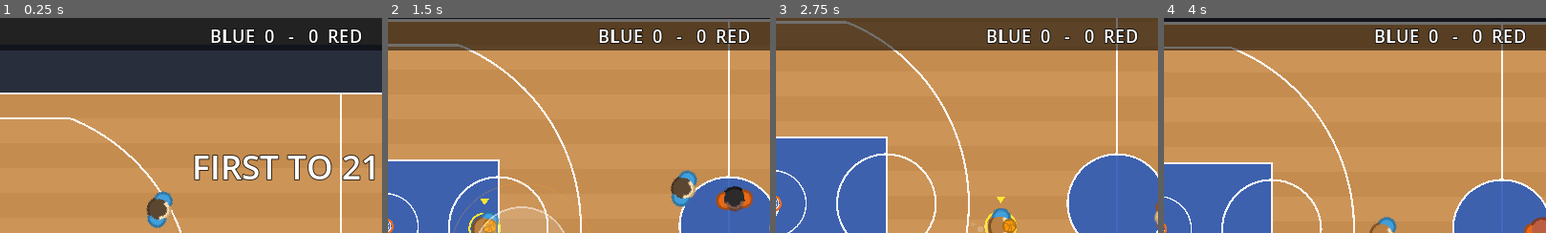
Above: before the commit, frames 1-4 (left to right).
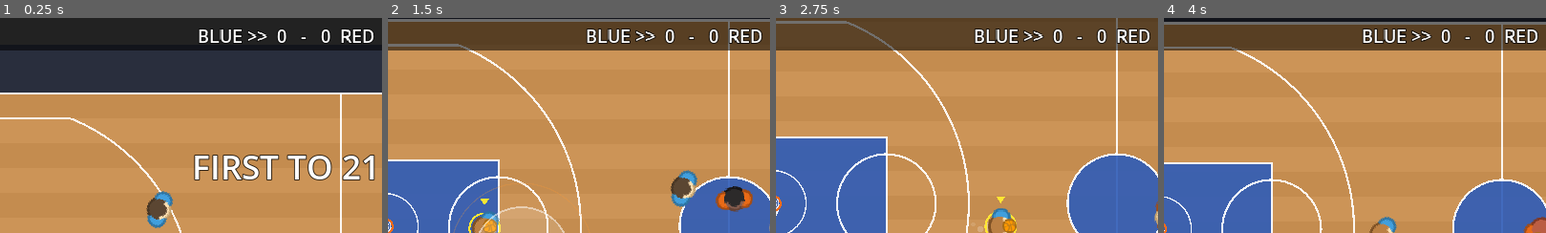
Above: after the commit, the same moments.

Repository: Kirmalo/road-trip-hoops
Game: Godot game, scene res://main.tscn
Two runs of this game, one before a commit and one after it. Both use one fixed random seed, a clock stepped at 60 frames per second and the inputs below.
Inputs (mouse positions are % of the whole screen's width and height, from its top left):
- Up to frame 1 (0.25 s): no input
- Up to frame 2 (1.5 s): tap Enter at 0.5 s; move the mouse to (72, 45) at 0.52 s; hold D 0.53-1.25 s; tap J at 0.6 s; click (72, 45) at 0.67 s; tap Space at 0.77 s; drag from (30, 55) to (45, 70) at 1.27 s
- Up to frame 3 (2.75 s): move the mouse to (60, 28) at 2.02 s; hold D from 2.03 s (still down); hold Shift from 2.03 s (still down)
- Up to frame 4 (4 s): release D at 2.75 s; release Shift at 2.75 s; drag from (45, 70) to (20, 35) at 2.77 s; move the mouse to (80, 65) at 3.52 s; hold A from 3.53 s (still down); tap K at 3.6 s; tap Space at 3.77 s
The pictures show only the part of the screen within x 12-62%, y 0-50%; the shares and areas given below are measured in that part.

The runs differ from the first frame. In frame 1, 1.6% of the frame differs, in the area x 52-98%, y 4-12%; in frame 2, 2.1%; in frame 3, 2.2%; in frame 4, 2.2%.

Commit message:
P3-02: switch sides at 11, mirror the absolute-y literals (B1)
rules.gd: the first basket that brings a team to SWITCH_AT (11; (N+1)/2 with
--target N) sets pending_switch; after the made basket's pause the game stops
SWITCH_PAUSE 2 s with a whistle and SWITCH SIDES, flips sides_swapped, lines
both teams up on their new halves (ball to center court so the camera shows
it), then the team that was scored on inbounds. Once per game.
main.gd: attack_hoop and in_frontcourt read rules.sides_swapped; the top bar
shows >> / << next to BLUE for the way BLUE attacks. B1: reset_positions rows
and the baseline inbound spot are mirrored by the attack direction, and
players face the hoop they attack after a reset. --shots saves
/tmp/hoops_switch.png at the switch (with --target it quits after it).
Stats: side_switches, points_right_hoop/points_left_hoop (also per team),
points_half1/half2_t0/_t1, shots_half1/half2_t0/_t1.

Co-Authored-By: Claude Opus 5.5 <noreply@anthropic.com>
Claude-Session: https://claude.ai/code/session_01K8WPuYbTD1xrCASynmgFd3

Diff:
--- a/scripts/main.gd
+++ b/scripts/main.gd
@@ -1,7 +1,8 @@
 extends Node2D
 # Road Trip Hoops: 3v3 full court basketball.
 # First to 21 (1 inside the arc, 2 beyond), switch sides at 11: the rules are in rules.gd.
-# You control the BLUE team (the player with the yellow ring). BLUE shoots at the RIGHT hoop.
+# You control the BLUE team (the player with the yellow ring). BLUE shoots at the RIGHT hoop until the side switch
+# at 11 (rules.sides_swapped), then at the left one. The arrow next to BLUE in the top bar shows the way.
 #
 # Touch: drag anywhere on the left half to move.
 #   Offense: hold SHOOT, release in the green zone of the meter. PASS throws to the open teammate
@@ -39,6 +40,8 @@
 const MSG_FONT_SIZE := 56            # center message font size
 const MSG_POP_TIME := 0.15           # center message scale-in time in seconds
 const MSG_POP_SCALE := 1.35          # center message start scale
+const SIDE_ARROW_RIGHT := ">>"       # top bar: next to BLUE, the way BLUE attacks (P3-02)
+const SIDE_ARROW_LEFT := "<<"
 
 # on fire (P1-07)
 const FIRE_STREAK := 3               # makes in a row by one player (dunks and layups count) to catch fire
@@ -304,29 +307,34 @@
 func start_game() -> void:
 	rules.start_game()
 
+# line both teams up: `team` (which gets the ball) on its own half, the other just past half court. The rows are
+# mirrored by the attack direction (y times dir) so both halves of the court play the same (B1)
 func reset_positions(team: int) -> void:
 	var own: Vector2 = attack_hoop(1 - team)   # the hoop this team defends
 	var dir := inward(own)
 	for i in 3:
+		var row: float = [0.0, -12.0, 12.0][i] * dir * FT
 		var o = teams[team][i]
-		o.position = own + Vector2(dir * (5 + i * 12) * FT, [0.0, -12.0, 12.0][i] * FT)
-		o.velocity = Vector2.ZERO
+		o.position = own + Vector2(dir * (5 + i * 12) * FT, row)
 		var d = teams[1 - team][i]
-		d.position = Vector2(COURT_W / 2 + dir * 10 * FT, COURT_H / 2 + [0.0, -12.0, 12.0][i] * FT)
-		d.velocity = Vector2.ZERO
-		o.shooting = false
-		d.shooting = false
+		d.position = Vector2(COURT_W / 2 + dir * 10 * FT, COURT_H / 2 + row)
+		for p in [o, d]:
+			p.velocity = Vector2.ZERO
+			p.shooting = false
+			p.facing = 0.0 if attack_hoop(p.team).x > COURT_W / 2 else PI   # face the hoop it attacks
 
 # ---------------- court helpers ----------------
 
+# the only place that knows which hoop a team attacks: team 0 attacks the right hoop until the side switch (P3-02)
 func attack_hoop(team: int) -> Vector2:
-	return hoops[1] if team == 0 else hoops[0]
+	var right: bool = (team == 0) != rules.sides_swapped
+	return hoops[1] if right else hoops[0]
 
 func inward(hoop: Vector2) -> float:
 	return 1.0 if hoop.x < COURT_W / 2 else -1.0
 
 func in_frontcourt(pos: Vector2, team: int) -> bool:
-	return pos.x > COURT_W / 2 if team == 0 else pos.x < COURT_W / 2
+	return (pos.x > COURT_W / 2) == (attack_hoop(team).x > COURT_W / 2)
 
 func clamp_to_court(pos: Vector2) -> Vector2:
 	return Vector2(clamp(pos.x, 10.0, COURT_W - 10.0), clamp(pos.y, 10.0, COURT_H - 10.0))
@@ -403,6 +411,7 @@
 	shot_clock_running = false
 	shot_serial += 1
 	stat("shots")
+	stat("shots_half%d_t%d" % [2 if rules.sides_swapped else 1, p.team])
 	stat("shot_d%d" % int(p.position.distance_to(hoop) / FT / 5) )
 	if made: stat("makes")
 	if p.on_fire:
@@ -648,6 +657,7 @@
 var _frame := 0
 var _cue_shot := false
 var _block_shot := false
+var _switch_shot := false
 
 func _debug_screenshots() -> void:
 	# developer testing only: run with -- --shots to save a few screenshots to /tmp
@@ -658,9 +668,16 @@
 	if OS.get_cmdline_user_args().has("--shots") and controls.a_block and not _block_shot:
 		_block_shot = true   # first frame the orange button says BLOCK (try -- --shots --humantest)
 		get_viewport().get_texture().get_image().save_png("/tmp/hoops_block_label.png")
+	# the side switch, 1 s into its pause (try -- --shots --target 3 so it comes early; then it quits after this shot)
+	if OS.get_cmdline_user_args().has("--shots") and rules.sides_swapped and not _switch_shot \
+			and rules.dead_timer > 0.0 and rules.dead_timer < rules.SWITCH_PAUSE - 1.0:
+		_switch_shot = true
+		get_viewport().get_texture().get_image().save_png("/tmp/hoops_switch.png")
+		if OS.get_cmdline_user_args().has("--target"):
+			get_tree().quit()
 	if OS.get_cmdline_user_args().has("--shots") and _frame in [240, 900, 1800]:
 		get_viewport().get_texture().get_image().save_png("/tmp/hoops_%d.png" % _frame)
-		if _frame == 1800:
+		if _frame == 1800 and not OS.get_cmdline_user_args().has("--target"):
 			get_tree().quit()
 
 func _physics_process(delta: float) -> void:
@@ -1035,7 +1052,11 @@
 			msg_label.modulate.a = maxf(0.0, msg_timer / 0.4)
 
 func _update_hud() -> void:
-	score_label.text = "BLUE  %d   -   %d  RED" % [score[0], score[1]]
+	# the arrow next to BLUE shows which way BLUE attacks; it flips at the side switch
+	if attack_hoop(HUMAN_TEAM).x > COURT_W / 2:
+		score_label.text = "BLUE %s  %d   -   %d  RED" % [SIDE_ARROW_RIGHT, score[0], score[1]]
+	else:
+		score_label.text = "%s BLUE  %d   -   %d  RED" % [SIDE_ARROW_LEFT, score[0], score[1]]
 	var gp := -1
 	for t in 2:
 		if rules.is_game_point(t):
--- a/scripts/rules.gd
+++ b/scripts/rules.gd
@@ -11,6 +11,7 @@
                                      # 0 = no time limit (Q1 a, b)
 const SWITCH_AT := 11                # the first basket that brings a team to this switches sides (once per game).
                                      # With --target N it is (N + 1) / 2
+const SWITCH_PAUSE := 2.0            # seconds the game stops for "SWITCH SIDES" (after the made basket's pause)
 const FIRST_BALL_TEAM := 0           # BLUE has the first ball (to confirm at the Phase 3 check-in)
 const POINTS_INSIDE := 1             # streetball scoring: a basket inside the arc ...
 const POINTS_BEYOND := 2             # ... and beyond it (game.is_three() means "beyond the arc")
@@ -18,12 +19,14 @@
 const MADE_WAIT := 1.0               # dead-ball pause after a made basket
 const START_MSG_TIME := 1.5          # "FIRST TO 21" at tip-off
 const INBOUND_BACK_FT := 3.5         # inbound spot: this far behind the hoop the team defends ...
-const INBOUND_SIDE_FT := 5.0         # ... and this far to one side
+const INBOUND_SIDE_FT := 5.0         # ... and this far to one side (mirrored by attack direction: B1)
 
 var game
 var target := TARGET_SCORE
 var switch_at := SWITCH_AT
 var sides_swapped := false           # false: team 0 attacks the right hoop. Read through game.attack_hoop() only
+var switched := false                # the switch happened (or is pending) this game
+var pending_switch := false          # a basket reached switch_at: switch when the dead ball pause ends
 var dead_timer := 0.0
 var pending_inbound := -1            # team that gets the ball when the dead ball pause ends
 var pending_spot := Vector2.INF
@@ -54,6 +57,10 @@
 		return
 	game.score[team] += pts
 	game.stat("points%d_t%d" % [pts, team])
+	var right: bool = game.attack_hoop(team).x > game.COURT_W / 2
+	game.stat_add("points_%s_hoop" % ("right" if right else "left"), pts)
+	game.stat_add("points_%s_hoop_t%d" % ["right" if right else "left", team], pts)
+	game.stat_add("points_half%d_t%d" % [2 if sides_swapped else 1, team], pts)
 	game.stat_add("points_%s_t%d" % [kind, team], pts)
 	_track_lead()
 	for t in 2:
@@ -65,6 +72,9 @@
 	if w >= 0:
 		_end_game(w)
 		return
+	if not switched and game.score[team] >= switch_at:
+		switched = true
+		pending_switch = true
 
 # one basket (a 2) away from winning
 func is_game_point(team: int) -> bool:
@@ -113,6 +123,9 @@
 		dead_time += delta
 		dead_timer -= delta
 		if dead_timer <= 0.0:
+			if pending_switch:
+				_switch_sides()
+				return true
 			if pending_inbound >= 0:
 				inbound(pending_inbound, pending_spot)
 			pending_inbound = -1
@@ -139,12 +152,13 @@
 	dead_timer = wait
 	game.shot_clock_running = false
 
-# inbound from `spot`, or (Vector2.INF) from the baseline under the hoop this team defends
+# inbound from `spot`, or (Vector2.INF) from the baseline under the hoop this team defends, on the side mirrored by
+# the attack direction so both halves play the same (B1)
 func inbound(team: int, spot := Vector2.INF) -> void:
 	var own: Vector2 = game.attack_hoop(1 - team)
 	var dir: float = game.inward(own)
 	if spot == Vector2.INF:
-		spot = Vector2(own.x - dir * INBOUND_BACK_FT * game.FT, own.y + INBOUND_SIDE_FT * game.FT)
+		spot = Vector2(own.x - dir * INBOUND_BACK_FT * game.FT, own.y + dir * INBOUND_SIDE_FT * game.FT)
 	var best = game.teams[team][0]
 	var best_d := INF
 	for p in game.teams[team]:
@@ -155,9 +169,25 @@
 	best.position = game.clamp_to_court(spot)
 	game.give_ball(best)
 
-# ---------------- game start ----------------
+# ---------------- game start and the side switch ----------------
 
 func start_game() -> void:
 	game.reset_positions(FIRST_BALL_TEAM)
 	game.give_ball(game.teams[FIRST_BALL_TEAM][0])
 	game.show_message("FIRST TO %d" % target, START_MSG_TIME)
+
+# P3-02: after the made basket's pause, stop SWITCH_PAUSE s, whistle, flip the hoops and line both teams up on their
+# new halves; then the team that was scored on inbounds as usual
+func _switch_sides() -> void:
+	pending_switch = false
+	sides_swapped = not sides_swapped
+	game.stat("side_switches")
+	game.audio.play("whistle")
+	game.show_message("SWITCH SIDES", SWITCH_PAUSE)
+	var team: int = pending_inbound if pending_inbound >= 0 else game.possession
+	game.reset_positions(team)
+	game.ball.position = Vector2(game.COURT_W / 2, game.COURT_H / 2)   # the camera follows the ball: show both halves
+	game.ball.z = 0.0
+	dead_timer = SWITCH_PAUSE
+	if game.autoplay or game.humantest:
+		print("SWITCH SIDES at BLUE %d - RED %d" % [game.score[0], game.score[1]])
